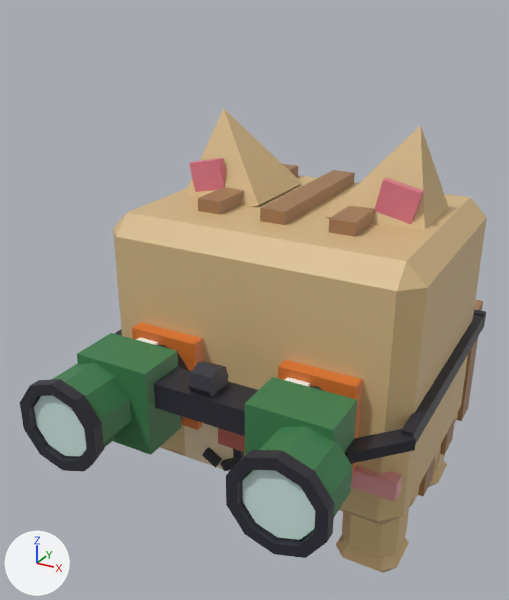
Before and after pictures for a commit that changed the FBX model assets/cat-cafe/exports/CatCafe_Cat_Birdwatch.fbx.
One viewpoint serves both versions: a camera (50 mm lens) standing at (0.00908, -0.02501, 0.02212) and looking at (-0.00292, -0.0032, 0.01121). Lighting does not change. The marker at lower left points along +X, +Y and +Z. The picture after the commit comes second. Where no turn or scale is listed for an object, it has been applied to the vertices.

Script lines for the objects in view, before the commit:
```python
me_catcafe_cat_birdwatch_eye2 = bpy.data.meshes.new('CatCafe_Cat_Birdwatch_Eye2')
me_catcafe_cat_birdwatch_eye2.from_pydata(...)  # a box spanning x -0.00115..0.00115, y -0.00035..0.00035, z -0.0015..0.0015; a box spanning x -0.00079..0.00059, y -0.00045..-0.00005, z -0.00131..0.00085; a box spanning x -0.00086..-0.00017, y -0.0006..-0.0003, z 0.00043..0.00124
me_catcafe_cat_birdwatch_eye2.materials.append(mat_catcafe_palette)
me_catcafe_cat_birdwatch_legf1 = bpy.data.meshes.new('CatCafe_Cat_Birdwatch_LegF1')
me_catcafe_cat_birdwatch_legf1.from_pydata(...)  # 40 vertices, 44 faces; spans x -0.00135..0.00135, y -0.00145..0.00125, z -0.0042..0.0
me_catcafe_cat_birdwatch_legf1.materials.append(mat_catcafe_palette)
me_catcafe_cat_birdwatch_prop = bpy.data.meshes.new('CatCafe_Cat_Birdwatch_Prop')
me_catcafe_cat_birdwatch_prop.from_pydata(...)  # 240 vertices, 186 faces; spans x -0.00537..0.00537, y -0.01053..0.00207, z 0.00145..0.00446
me_catcafe_cat_birdwatch_prop.materials.append(mat_catcafe_palette)
ob_catcafe_cat_birdwatch_eye2 = bpy.data.objects.new('CatCafe_Cat_Birdwatch_Eye2', me_catcafe_cat_birdwatch_eye2)
ob_catcafe_cat_birdwatch_eye2.location = (-0.00253, -0.0093, 0.0111)
ob_catcafe_cat_birdwatch_legf1 = bpy.data.objects.new('CatCafe_Cat_Birdwatch_LegF1', me_catcafe_cat_birdwatch_legf1)
ob_catcafe_cat_birdwatch_legf1.location = (0.0022, -0.002, 0.0042)
ob_catcafe_cat_birdwatch_prop = bpy.data.objects.new('CatCafe_Cat_Birdwatch_Prop', me_catcafe_cat_birdwatch_prop)
ob_catcafe_cat_birdwatch_prop.location = (0.0, -0.003, 0.0085)
# also in view: 'CatCafe_Cat_Birdwatch_Body' at (0.0, 0.001, 0.00635); 'CatCafe_Cat_Birdwatch_Prop_Glass' at (0.0, -0.01331, 0.01132); 'CatCafe_Cat_Birdwatch_EarL' at (0.00269, -0.0046, 0.01693); 'CatCafe_Cat_Birdwatch_Head' at (0.0, -0.00547, 0.0119); 'CatCafe_Cat_Birdwatch_Eye1' at (0.00253, -0.00942, 0.0111)
```
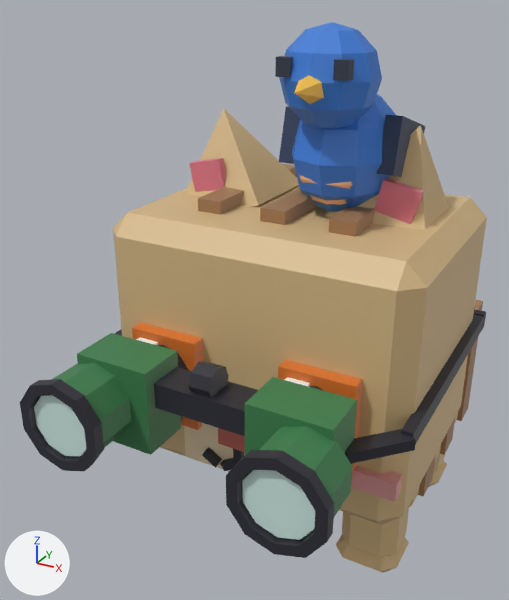
Pixel boxes [x1, y1, x2, y2] of what changed, in the pictures (509 x 600 px):
'CatCafe_Cat_Birdwatch_Prop2', added (blue)
    after: [275, 22, 425, 212]

Patch to the scene script:
```diff
--- a/assets/cat-cafe/exports/CatCafe_Cat_Birdwatch.fbx.py
+++ b/assets/cat-cafe/exports/CatCafe_Cat_Birdwatch.fbx.py
@@ me_catcafe_cat_birdwatch_prop2 @@
+me_catcafe_cat_birdwatch_prop2.from_pydata(...)  # 185 vertices, 197 faces; spans x -0.00049..0.0031, y -0.00587..0.00171, z 0.00733..0.01286
+me_catcafe_cat_birdwatch_prop2.materials.append(mat_catcafe_palette)
@@ ob_catcafe_cat_birdwatch_prop2 @@
+ob_catcafe_cat_birdwatch_prop2 = bpy.data.objects.new('CatCafe_Cat_Birdwatch_Prop2', me_catcafe_cat_birdwatch_prop2)
+ob_catcafe_cat_birdwatch_prop2.location = (0.0, -0.003, 0.0085)
```
